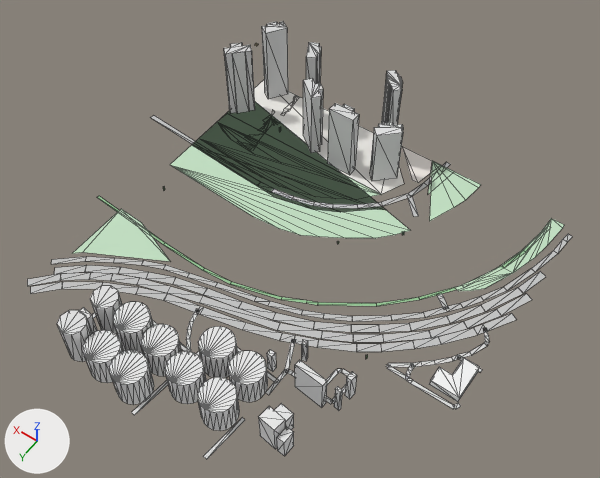
What one commit did to the glTF model white-model-six-districts/chunks/121_81_high.glb.
Rendered twice from a camera (50 mm lens) standing at (397.0, 10751.0, 815.0) and looking at (760.0, 10243.0, 17.0). The lights are fixed; the arrows at lower left show +X, +Y and +Z. The older version comes first. Mesh edges are drawn as thin lines. Vertices at exactly the same position are counted once.

The scene before the commit, as lines of its bpy script (objects in view):
```python
me_mesh_0 = bpy.data.meshes.new('Mesh_0')
me_mesh_0.from_pydata(...)  # 1327 vertices, 1242 faces; spans x 496.0..1084.0, y 9941.0..10523.0, z -25.0..101.0
me_mesh_0.materials.append(mat_material_0)
ob_mesh_0 = bpy.data.objects.new('Mesh_0', me_mesh_0)
ob_mesh_0.location = (0.0, 0.0, 0.0)
```
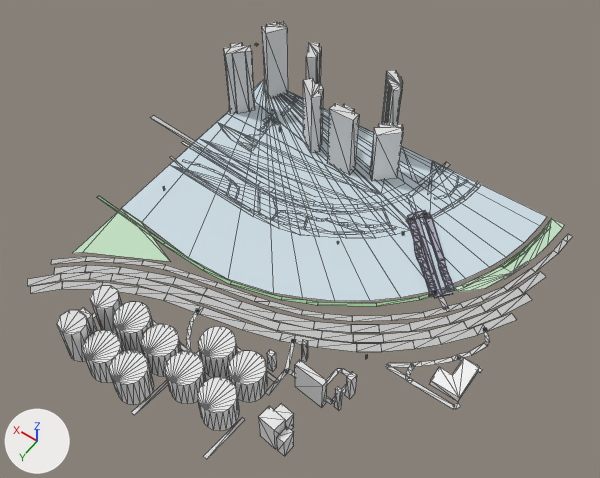
Boxes (x1, y1, x2, y2) around the edits, measured in the pictures (600 x 478 px):
part 1 of me_mesh_0, added: after (122, 79, 547, 301)

What the commit changed:
me_mesh_0 is used by ob_mesh_0; location (0.0, 0.0, 0.0).
me_mesh_0 had 1327 vertices, 1242 faces and spanned x 496.0..1084.0, y 9941.0..10523.0, z -25.0..101.0.
me_mesh_0 now has 2027 vertices, 1802 faces and spans x 496.0..1084.0, y 9941.0..10523.0, z -25.0..101.0.
me_mesh_0 part 1: 604 vertices added at x 523.0..1040.0, y 9997.0..10325.0, z -25.0..-20.0.
Other edits to the shape of me_mesh_0 do not show in these pictures.
